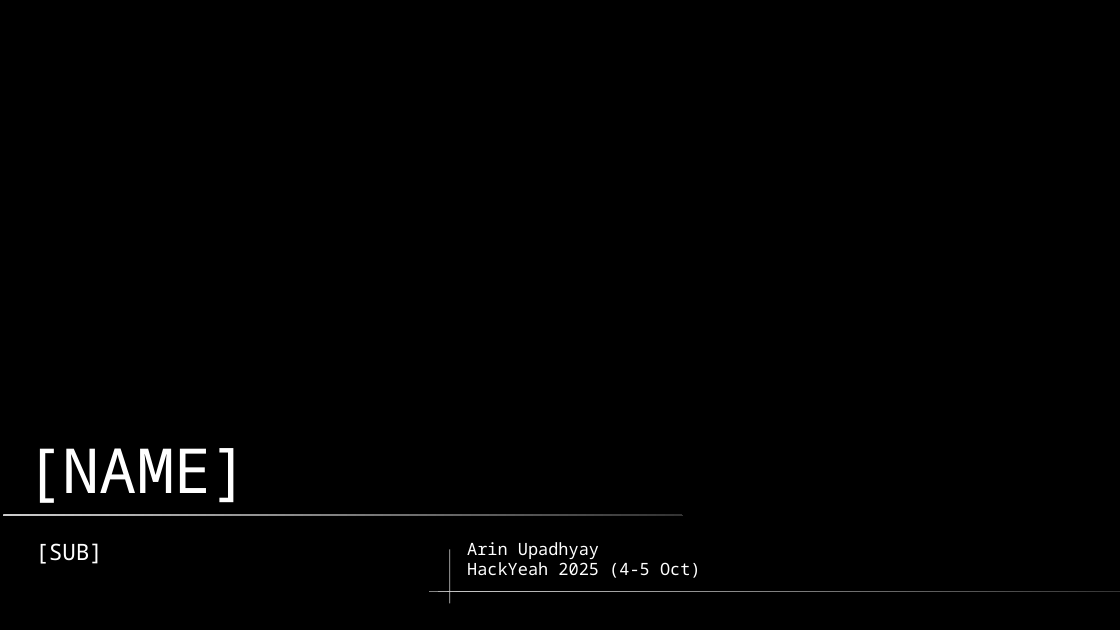
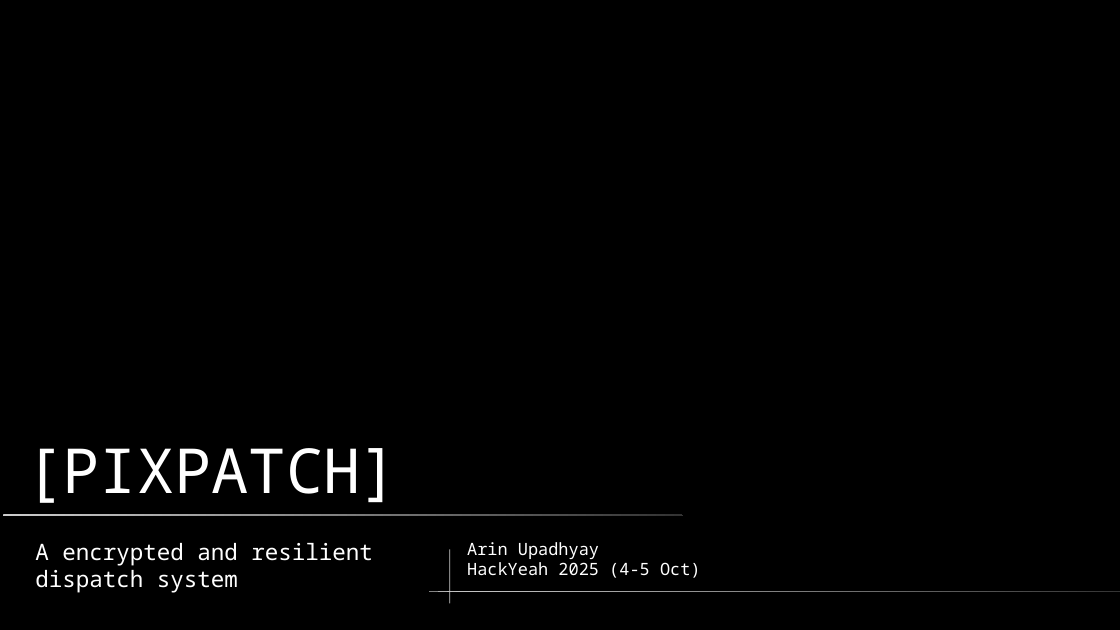
Before and after one commit to shinymonitor/hackyeah, a slide deck: slide 1 of presentation.odp. Drawn at 1120x630 pixels with LibreOffice and Linux fonts; fonts in the diff are those of the drawing. Boxes give left, top, right and bottom in pixels: in the first picture for what was removed or moved away, otherwise in the second. Text is boxed around its words. In the diff, an @@ line names an element or a change of style, - is before the commit and + after.

```diff
--- a/presentation.odp
+++ b/presentation.odp
@@ title at (25,448,397,503): text changed @@
-[NAME]
+[PIXPATCH]
@@ text at (35,543,373,593): text changed @@
-[SUB]
+A encrypted and resilient dispatch system
```
Also in this commit, not shown: 2 other slides changed, 2 slides added, 2 slides removed, 7 other files.
